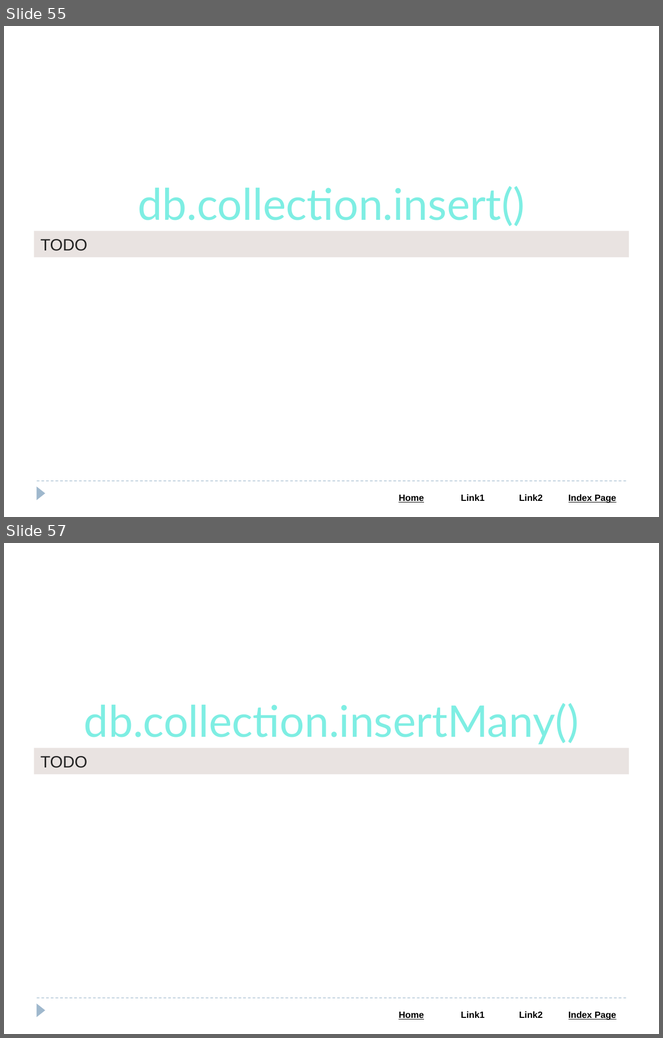
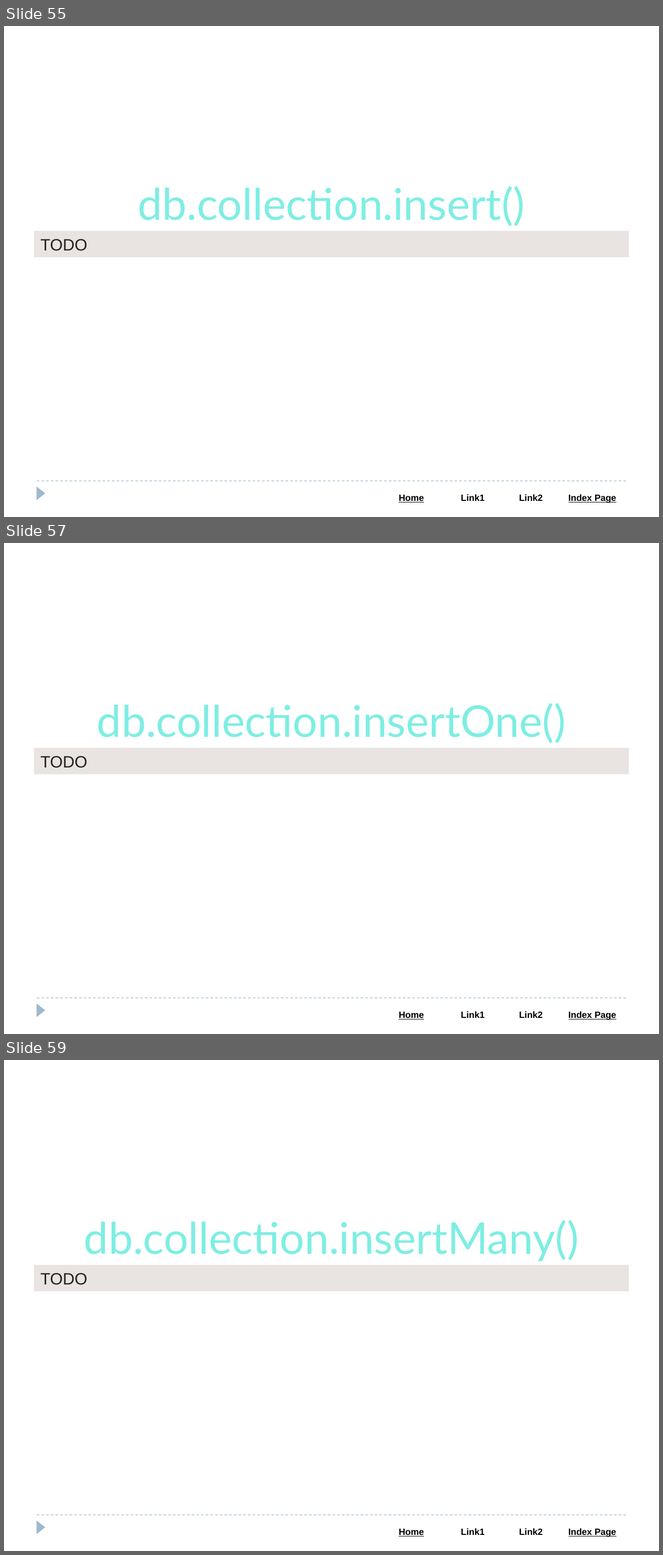
Before and after one commit to Saleel-Bagde/PPT-s, a slide deck: MongoDB PPT.pptx. Shown one above the other, each under a label of ours: slides 55 and 57 before the commit, slides 55, 57 and 59 after it; the slides between them are not shown. The pictures are 663x1038 and 663x1555 pixels, drawn with LibreOffice and Linux fonts; fonts in the diff are those of the drawing. Boxes give left, top, right and bottom in pixels: in the first picture for what was removed or moved away, otherwise in the second. Text is boxed around its words. In the diff, an @@ line names an element or a change of style, - is before the commit and + after.

```diff
--- a/MongoDB PPT.pptx
+++ b/MongoDB PPT.pptx
@@ slide 57 added at [4,543,659,1034], background #FFFFFF; not listed: 3 template elements that a slide beside it also shows @@
@@ text added at [97,703,566,743], 48 pt, text #7EEEE3 @@
+db.collection.insertOne()
@@ rectangle added at [34,748,629,774], fill #E9E3E1, 18 pt, text #222222 @@
+TODO
@@ what was slide 57 is now slide 59 @@
```
Also in this commit, not shown: 2 slides changed, 1 other slide added.
